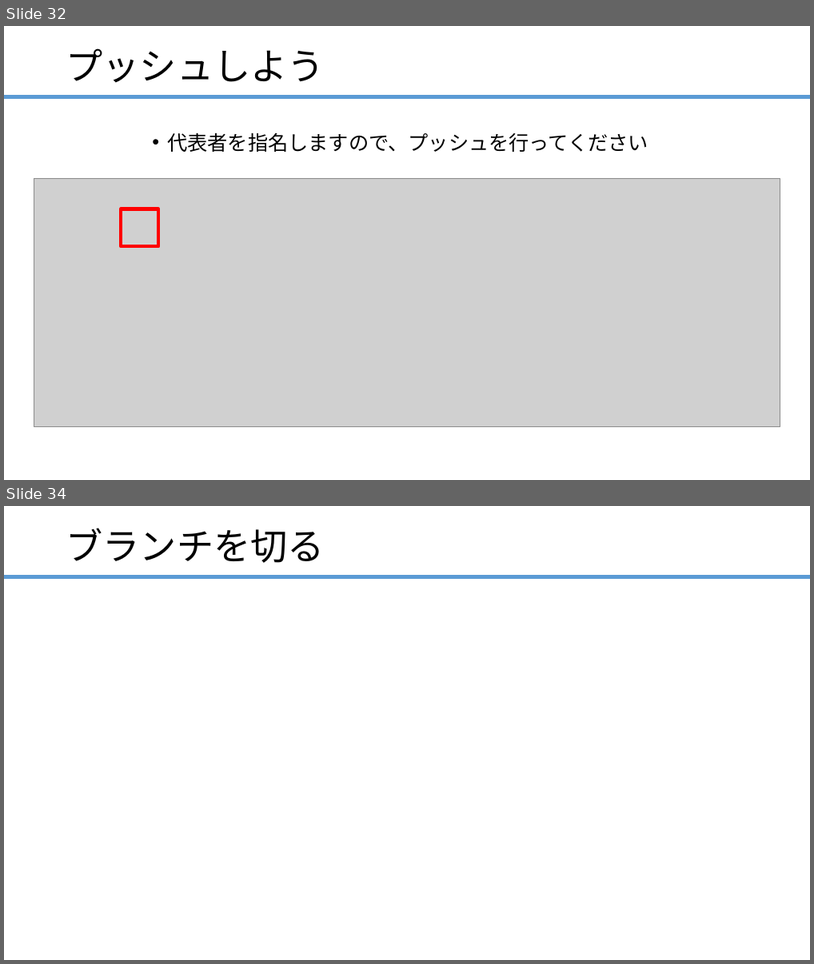
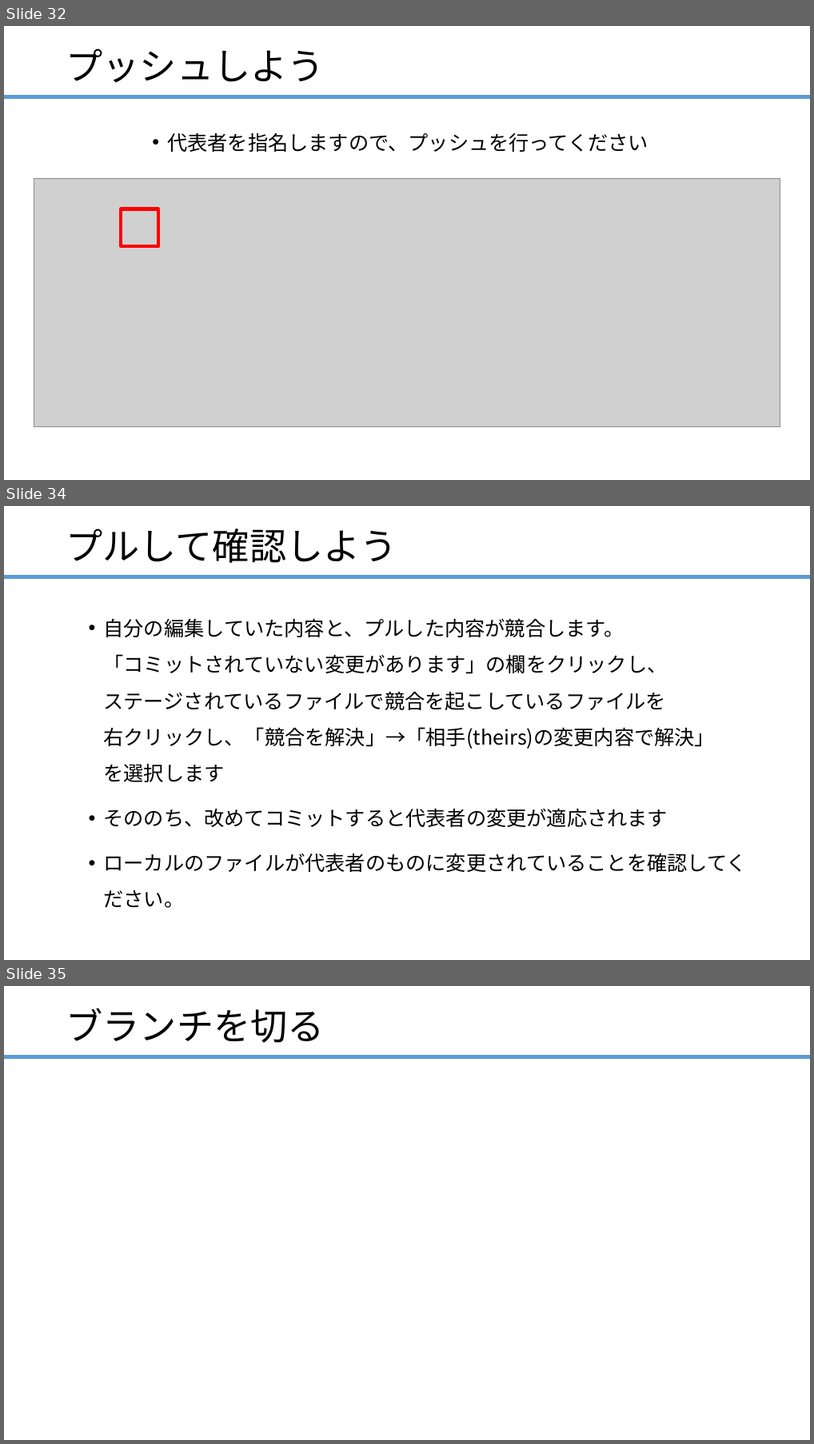
Before and after one commit to ainsAins/git4beginners, a slide deck: ハンズオン_Git入門.pptx. Shown one above the other, each under a label of ours: slides 32 and 34 before the commit, slides 32, 34 and 35 after it; the slides between them are not shown. The pictures are 814x964 and 814x1444 pixels, drawn with LibreOffice and Linux fonts; fonts in the diff are those of the drawing; grey boxes stand for pictures. Boxes give left, top, right and bottom in pixels: in the first picture for what was removed or moved away, otherwise in the second. Text is boxed around its words. In the diff, an @@ line names an element or a change of style, - is before the commit and + after.

```diff
--- a/ハンズオン_Git入門.pptx
+++ b/ハンズオン_Git入門.pptx
@@ slide 34 added at [4, 506, 810, 960], background #FFFFFF; not listed: 1 template element that a slide beside it also shows @@
@@ title added at [66, 528, 397, 563], 44 pt, text #000000 @@
+プルして確認しよう
@@ text added at [104, 618, 747, 908], 24 pt, text #000000 @@
+• 自分の編集していた内容と、プルした内容が競合します。
+  「コミットされていない変更があります」の欄をクリックし、
+  ステージされているファイルで競合を起こしているファイルを
+  右クリックし、「競合を解決」→「相手(theirs)の変更内容で解決」
+  を選択します
+• そののち、改めてコミットすると代表者の変更が適応されます
+• ローカルのファイルが代表者のものに変更されていることを確認してください。
@@ what was slide 34 is now slide 35 @@
```
Also in this commit, not shown: 1 slide changed.
